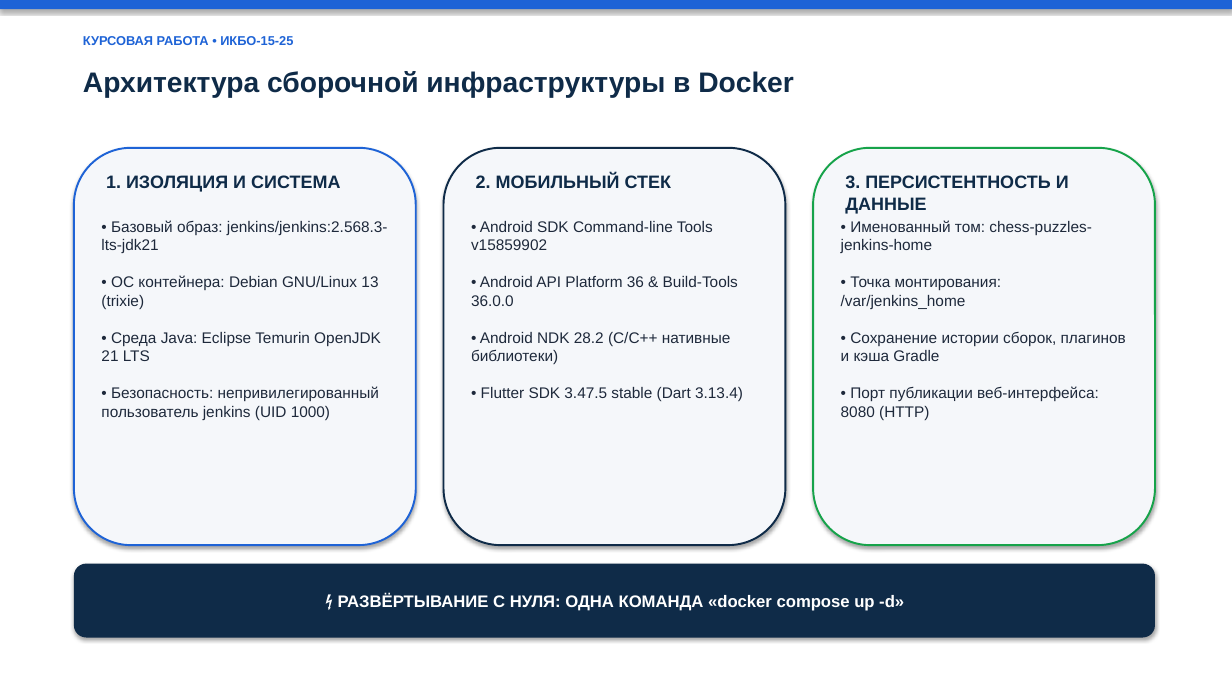
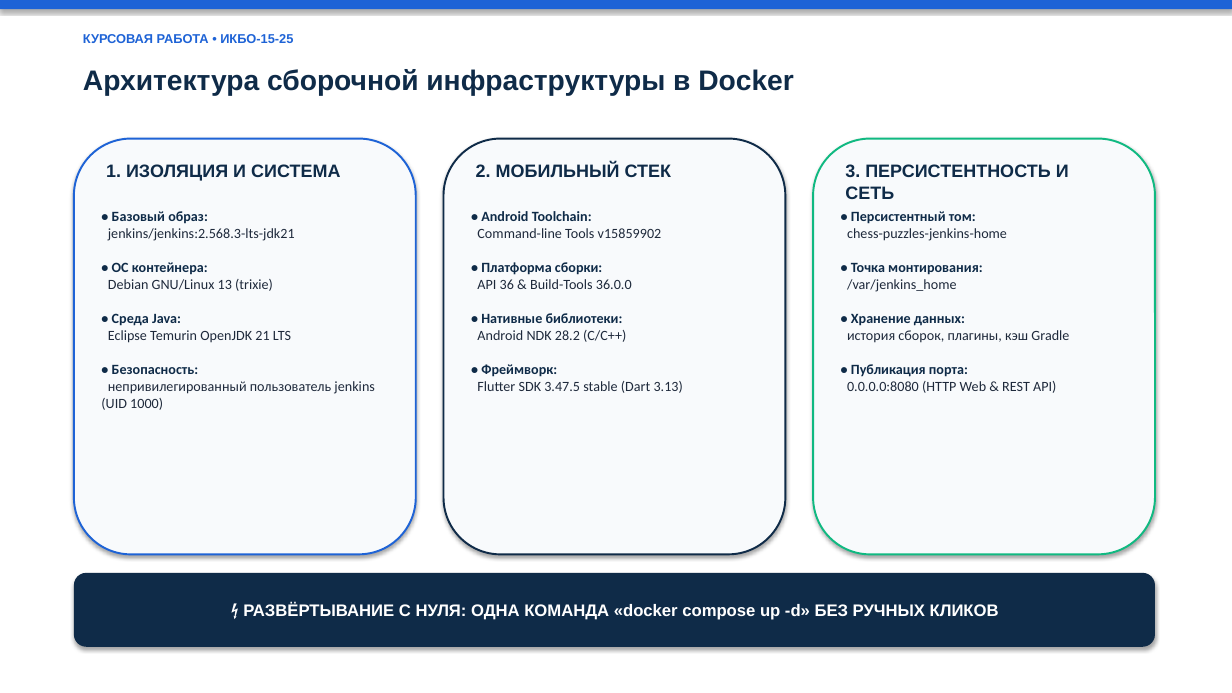
Before and after one commit to VasiliiPlatonov/chess-puzzles-ci, a slide deck: slide 3 of PRESENTATION.pptx. Drawn at 1232x693 pixels with LibreOffice and Linux fonts; fonts in the diff are those of the drawing. Boxes give left, top, right and bottom in pixels: in the first picture for what was removed or moved away, otherwise in the second. Text is boxed around its words. In the diff, an @@ line names an element or a change of style, - is before the commit and + after.

```diff
--- a/PRESENTATION.pptx
+++ b/PRESENTATION.pptx
@@ rounded rectangle: place and size @@
-rounded rectangle at <box>74,148,416,545</box>
+rounded rectangle at <box>74,139,416,555</box>
@@ rounded rectangle at <box>74,139,416,555</box>: fill #F5F7FA to #F8FAFC @@
@@ rounded rectangle at <box>444,139,786,555</box>: fill #F5F7FA to #F8FAFC @@
@@ rounded rectangle: place and size @@
-rounded rectangle at <box>444,148,786,545</box>
+rounded rectangle at <box>444,139,786,555</box>
@@ rounded rectangle: place and size @@
-rounded rectangle at <box>813,148,1155,545</box>
+rounded rectangle at <box>813,139,1155,555</box>
@@ rounded rectangle at <box>813,139,1155,555</box>: fill #F5F7FA to #F8FAFC; outline #16A34A 1.5 pt to #10B981 1.5 pt @@
@@ text "1. ИЗОЛЯЦИЯ И СИСТЕМА": place and size @@
-text "1. ИЗОЛЯЦИЯ И СИСТЕМА" at <box>106,175,340,192</box>
+text "1. ИЗОЛЯЦИЯ И СИСТЕМА" at <box>106,164,340,181</box>
@@ text "2. МОБИЛЬНЫЙ СТЕК": place and size @@
-text "2. МОБИЛЬНЫЙ СТЕК" at <box>476,175,672,188</box>
+text "2. МОБИЛЬНЫЙ СТЕК" at <box>476,163,672,177</box>
@@ text at <box>845,164,1069,199</box>: text changed @@
-3. ПЕРСИСТЕНТНОСТЬ И ДАННЫЕ
+3. ПЕРСИСТЕНТНОСТЬ И СЕТЬ
@@ text "• Базовый образ: jenkins/jenkins:2.568.3-lts-jdk21": place and size @@
-text "• Базовый образ: jenkins/jenkins:2.568.3-lts-jdk21" at <box>101,220,388,420</box>
+text "• Базовый образ: jenkins/jenkins:2.568.3-lts-jdk21" at <box>101,211,374,410</box>
@@ text "• Базовый образ: jenkins/jenkins:2.568.3-lts-jdk21" at <box>101,211,374,410</box>: size 12 to 11 pt, font Arial to Calibri; text colour #1E293B to #0F2B48, bold on in "• Базовый образ:", "• ОС контейнера:", "• Среда Java:", "• Безопасность:" @@
@@ text "• Персистентный том: chess-puzzles-jenkins-home": place and size @@
-text "• Персистентный том: chess-puzzles-jenkins-home" at <box>841,220,1126,420</box>
+text "• Персистентный том: chess-puzzles-jenkins-home" at <box>847,211,1069,393</box>
@@ text at <box>477,211,683,393</box>: text changed; size 12 to 11 pt; font Arial to Calibri @@
-• Android SDK Command-line Tools v15859902
-• Android API Platform 36 & Build-Tools 36.0.0
-• Android NDK 28.2 (C/C++ нативные библиотеки)
-• Flutter SDK 3.47.5 stable (Dart 3.13.4)
+• Android Toolchain:
+Command-line Tools v15859902
+• Платформа сборки:
+API 36 & Build-Tools 36.0.0
+• Нативные библиотеки:
+Android NDK 28.2 (C/C++)
+• Фреймворк:
+Flutter SDK 3.47.5 stable (Dart 3.13)
@@ text at <box>847,211,1007,241</box>: text changed; size 12 to 11 pt; font Arial to Calibri @@
-• Именованный том: chess-puzzles-jenkins-home
+• Персистентный том:
+chess-puzzles-jenkins-home
@@ text at <box>847,263,982,292</box>: size 12 to 11 pt, font Arial to Calibri in "• Точка монтирования: /var/jenkins_home"; text colour #1E293B to #0F2B48, bold on in "• Точка монтирования:" @@
@@ text at <box>847,314,1069,393</box>: text changed; size 12 to 11 pt; font Arial to Calibri @@
-• Сохранение истории сборок, плагинов и кэша Gradle
-• Порт публикации веб-интерфейса: 8080 (HTTP)
+• Хранение данных:
+история сборок, плагины, кэш Gradle
+• Публикация порта:
+0.0.0.0:8080 (HTTP Web & REST API)
@@ rounded rectangle "⚡ РАЗВЁРТЫВАНИЕ С НУЛЯ: ОДНА ...": place and size @@
-rounded rectangle "⚡ РАЗВЁРТЫВАНИЕ С НУЛЯ: ОДНА ..." at <box>74,564,1155,638</box>
+rounded rectangle "⚡ РАЗВЁРТЫВАНИЕ С НУЛЯ: ОДНА ..." at <box>74,573,1155,647</box>
@@ text in rounded rectangle at <box>243,602,999,620</box>: text changed @@
-⚡ РАЗВЁРТЫВАНИЕ С НУЛЯ: ОДНА КОМАНДА «docker compose up -d»
+⚡ РАЗВЁРТЫВАНИЕ С НУЛЯ: ОДНА КОМАНДА «docker compose up -d» БЕЗ РУЧНЫХ КЛИКОВ
```
Also in this commit, not shown: 7 other slides changed, 1 other file.
